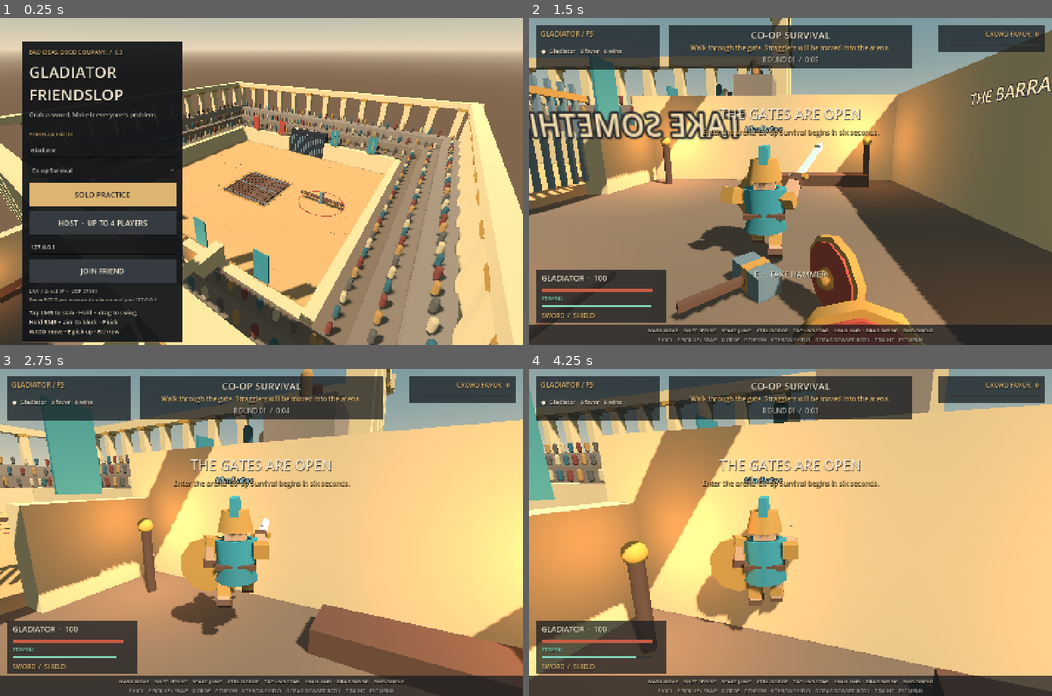
Above: before the commit, frames 1-4 (two rows, left to right).
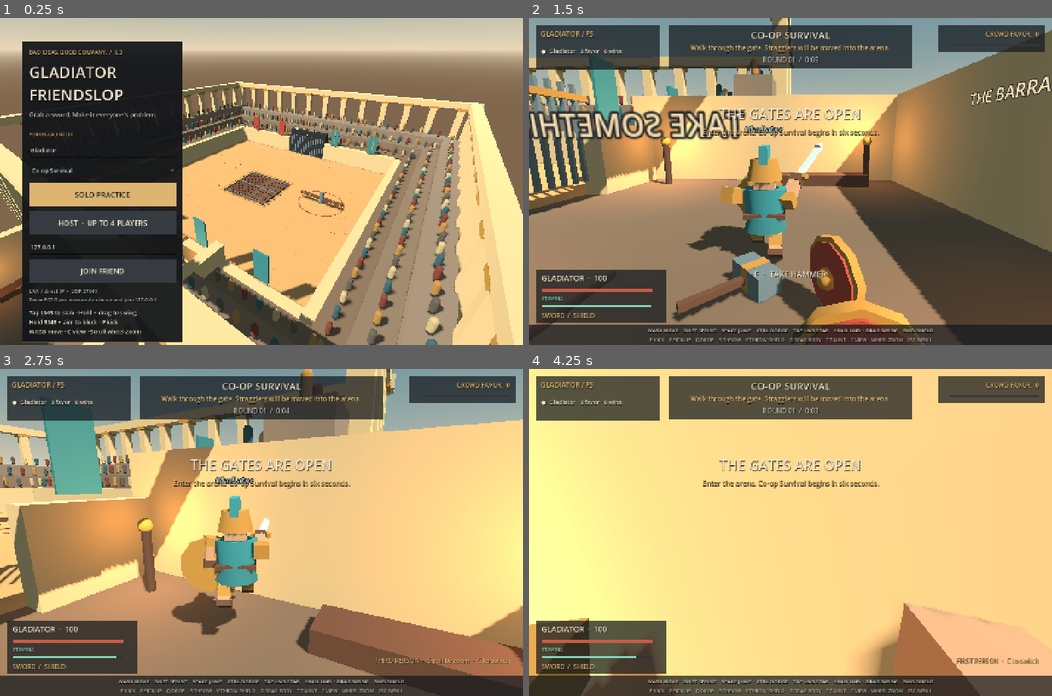
Above: after the commit, the same moments.

Repository: wiings3/GladiatorFS
Game: Godot game, scene res://scenes/main.tscn
Two runs of this game, one before a commit and one after it. Both use one fixed random seed, a clock stepped at 60 frames per second and the inputs below.
Inputs (mouse positions are in pixels of both pictures, inside the frame that each line leads up to):
- Up to frame 1 (0.25 s): no input
- Up to frame 2 (1.5 s): click "SOLO PRACTICE" at 0.5 s; tap Enter at 1.25 s; move the mouse to (816, 181) at 1.27 s; hold W (move_forward) from 1.28 s (still down); hold Right mouse button (guard) from 1.28 s (still down); click (816, 181) at 1.42 s
- Up to frame 3 (2.75 s): keep holding W (move_forward); tap Space at 1.52, 2.27 s; tap C at 1.55, 2.1 s; move the mouse to (235, 532) at 2.02 s; release Right mouse button (guard) at 2.03 s; click (235, 532) at 2.17 s; right-click (235, 532) at 2.3 s
- Up to frame 4 (4.25 s): keep holding W (move_forward); move the mouse to (800, 525) at 2.77 s; hold Right mouse button (guard) 2.78-3.53 s; click (800, 525) at 2.92 s; tap C at 3.05 s; move the mouse to (785, 539) at 3.52 s; tap Shift (sprint) at 3.6 s; click (785, 539) at 3.67 s; tap Space at 3.77 s; right-click (785, 539) at 3.8 s

The runs differ from the first frame. In frame 1, 0.3% of the frame differs, in the area x 12-96%, y 33-100%; in frame 2, 1.0%; in frame 3, 1.2%; in frame 4, 44%, in the area x 0-100%, y 0-100%.

Commit message:
Add first-person view and third-person scroll zoom
Use C to switch perspective and the mouse wheel to smoothly adjust third-person distance. Preserve the selected zoom, retain wall collision, and hide the local head and torso in first person while keeping physical arms, equipment, and legs visible. Restore the full model for third person and spectating.

Document the controls and center the aiming dot. Verified 19 camera checks, 48 combat checks, strafe tracking in both views and at three zoom distances, plus rendered first-person weapon/shield and third-person framing.

Diff:
--- a/gladiator-fs/scripts/game.gd
+++ b/gladiator-fs/scripts/game.gd
@@ -51,6 +51,12 @@
 var camera_pitch = -0.30
 var camera_center = Vector3(0, 1.5, 25)
 var camera_initialized = false
+const CAMERA_ZOOM_MIN = 2.0
+const CAMERA_ZOOM_MAX = 9.0
+var first_person = false
+var third_person_zoom = 5.2
+var camera_distance = 5.2
+var camera_subject = null
 var pending_name = "Gladiator"
 var connection_wait = 0.0
 var spectating_id = 0
@@ -839,6 +845,14 @@
 		return
 	if menu_open:
 		return
+	if input is InputEventKey and input.pressed and not input.echo and input.physical_keycode == KEY_C:
+		toggle_perspective()
+		get_viewport().set_input_as_handled()
+		return
+	if input is InputEventMouseButton and input.pressed and input.button_index in [MOUSE_BUTTON_WHEEL_UP, MOUSE_BUTTON_WHEEL_DOWN]:
+		zoom_camera(-1.0 if input.button_index == MOUSE_BUTTON_WHEEL_UP else 1.0)
+		get_viewport().set_input_as_handled()
+		return
 	if input is InputEventMouseMotion and Input.mouse_mode == Input.MOUSE_MODE_CAPTURED:
 		steer_mouse(input.relative)
 	var action = ""
@@ -858,6 +872,18 @@
 			act(local_id(), action, spectating_id)
 		else:
 			submit_action.rpc_id(1, action, spectating_id)
+
+func toggle_perspective() -> void:
+	var actor = actors.get(local_id())
+	if not is_instance_valid(actor) or not actor.alive: return
+	first_person = not first_person
+	camera_distance = third_person_zoom
+	ui.toast("FIRST PERSON  ·  C to switch" if first_person else "THIRD PERSON  ·  Scroll to zoom  ·  C to switch")
+
+func zoom_camera(steps: float) -> void:
+	var actor = actors.get(local_id())
+	if first_person or not is_instance_valid(actor) or not actor.alive: return
+	third_person_zoom = clampf(third_person_zoom + steps * 0.65, CAMERA_ZOOM_MIN, CAMERA_ZOOM_MAX)
 
 func weapon_button(pressed: bool) -> String:
 	var tap = not pressed and mouse_grip and Time.get_ticks_msec() - mouse_press_time <= 220 and mouse_drag_distance < 12.0
@@ -1014,11 +1040,18 @@
 			effect_nodes.remove_at(index)
 
 func update_camera(delta: float) -> void:
+	var actor = actors.get(local_id()) if running else null
+	var eye_view = first_person and is_instance_valid(actor) and actor.alive and actor.knockdown <= 0
+	if is_instance_valid(camera_subject) and camera_subject != actor:
+		camera_subject.set_first_person_view(false)
+	camera_subject = actor
+	if is_instance_valid(actor): actor.set_first_person_view(eye_view)
+	camera.near = 0.04 if eye_view else 0.1
+	camera.fov = 86 if eye_view else 68
 	if not running:
 		camera.position = Vector3(sin(demo_clock * 0.025) * 4 + 21, 20, 28)
 		camera.look_at(Vector3(0, 0.5, -1), Vector3.UP)
 		return
-	var actor = actors.get(local_id())
 	if actor == null:
 		return
 	if not actor.alive:
@@ -1037,7 +1070,13 @@
 	# smoothing filter here makes strafing visibly wobble relative to the camera.
 	camera_center = focus
 	var basis_yaw = Basis(Vector3.UP, camera_yaw)
-	var offset = Vector3(0.55, -sin(camera_pitch) * 5.2, cos(camera_pitch) * 5.2)
+	if eye_view:
+		# Stay inside the head capsule, with enough room to see the physical sword at rest.
+		camera.position = actor.get_global_transform_interpolated().origin + Vector3(0, 1.85, 0) + basis_yaw * Vector3(0.08, 0, 0.16)
+		camera.basis = basis_yaw * Basis(Vector3.RIGHT, camera_pitch)
+		return
+	camera_distance = lerpf(camera_distance, third_person_zoom, 1.0 - exp(-delta * 12.0))
+	var offset = Vector3(0.55, -sin(camera_pitch) * camera_distance, cos(camera_pitch) * camera_distance)
 	var desired = camera_center + basis_yaw * offset
 	var query = PhysicsRayQueryParameters3D.create(camera_center, desired, 1)
 	var hit = get_world_3d().direct_space_state.intersect_ray(query)
--- a/gladiator-fs/scripts/gladiator.gd
+++ b/gladiator-fs/scripts/gladiator.gd
@@ -136,6 +136,13 @@
 func forward() -> Vector3:
 	return Vector3.FORWARD.rotated(Vector3.UP, rotation.y)
 
+func set_first_person_view(enabled: bool) -> void:
+	# Local rendering only: avoid self-occlusion without changing combat geometry.
+	if parts.has("head"):
+		parts.head.visible = not enabled
+		parts.torso.visible = not enabled
+	nameplate.visible = not enabled
+
 func can_act() -> bool:
 	return alive and knockdown <= 0 and dodge_time <= 0 and game.phase in ["barracks", "fight", "betrayal", "entry"]
 
--- a/gladiator-fs/scripts/interface.gd
+++ b/gladiator-fs/scripts/interface.gd
@@ -121,7 +121,7 @@
 	status = label("LAN / direct IP  ·  UDP 27840\nSame PC? Open a second instance and join 127.0.0.1.", 14, MUTED)
 	status.autowrap_mode = TextServer.AUTOWRAP_WORD_SMART
 	box.add_child(status)
-	box.add_child(label("Tap LMB to stab · Hold + drag to swing\nHold RMB + aim to block · F kick\nWASD move · E pick up · R throw", 16, CREAM))
+	box.add_child(label("Tap LMB to stab · Hold + drag to swing\nHold RMB + aim to block · F kick\nWASD move · C view · Scroll wheel zoom", 16, CREAM))
 
 func _build_hud() -> void:
 	hud = Control.new()
@@ -170,9 +170,10 @@
 	positioned(hud, stamina_bar, Rect2(35, 790, 305, 7))
 	weapon_text = label("SWORD  /  SHIELD", 17, GOLD)
 	positioned(hud, weapon_text, Rect2(35, 807, 490, 40))
-	var reticle = label("·", 32, CREAM)
-	reticle.horizontal_alignment = HORIZONTAL_ALIGNMENT_CENTER
-	positioned(hud, reticle, Rect2(700, 406, 40, 40))
+	var reticle = ColorRect.new()
+	reticle.color = CREAM
+	reticle.mouse_filter = Control.MOUSE_FILTER_IGNORE
+	positioned(hud, reticle, Rect2(718.5, 448.5, 3, 3))
 	prompt = label("", 22, CREAM)
 	prompt.horizontal_alignment = HORIZONTAL_ALIGNMENT_CENTER
 	positioned(hud, prompt, Rect2(370, 690, 700, 40))
@@ -188,7 +189,7 @@
 	hint = label("WASD MOVE    SHIFT SPRINT    SPACE JUMP    CTRL DODGE    TAP LMB STAB    HOLD LMB + DRAG SWING    RMB SHIELD", 14, CREAM)
 	hint.horizontal_alignment = HORIZONTAL_ALIGNMENT_CENTER
 	positioned(hud, hint, Rect2(12, 850, 1416, 24))
-	var second = label("F KICK    E PICK UP / SWAP    Q DROP    R THROW    V THROW SHIELD    G DRAG DOWNED BODY    T TAUNT    ESC MENU", 13, MUTED)
+	var second = label("F KICK    E PICK UP    Q DROP    R THROW    V THROW SHIELD    G DRAG BODY    T TAUNT    C VIEW    WHEEL ZOOM    ESC MENU", 13, MUTED)
 	second.horizontal_alignment = HORIZONTAL_ALIGNMENT_CENTER
 	positioned(hud, second, Rect2(12, 877, 1416, 21))
 	spectator_hint = label("", 19, GOLD)
--- a/gladiator-fs/scripts/visuals.gd
+++ b/gladiator-fs/scripts/visuals.gd
@@ -136,17 +136,24 @@
 		box(leg, Vector3(0.29, 0.12, 0.44), Vector3(0, -0.70, -0.09), WOOD)
 		box(leg, Vector3(0.27, 0.21, 0.30), Vector3(0, -0.48, 0), BRONZE)
 		legs.append(leg)
-	var torso = cylinder(root, 0.43, 0.63, Vector3(0, 1.20, 0), color, 0.48)
+	var chest = Node3D.new()
+	chest.name = "Torso"
+	root.add_child(chest)
+	var torso = cylinder(chest, 0.43, 0.63, Vector3(0, 1.20, 0), color, 0.48)
 	torso.scale.z = 0.7
-	cylinder(root, 0.48, 0.32, Vector3(0, 0.78, 0), color.darkened(0.15), 0.38)
-	box(root, Vector3(0.86, 0.12, 0.59), Vector3(0, 0.94, 0), WOOD)
-	box(root, Vector3(0.18, 0.17, 0.065), Vector3(0, 0.94, -0.32), BRONZE)
-	box(root, Vector3(0.45, 0.43, 0.40), Vector3(0, 1.74, -0.02), skin)
-	var helmet = cylinder(root, 0.39, 0.45, Vector3(0, 1.92, 0.015), BRONZE, 0.29)
+	cylinder(chest, 0.48, 0.32, Vector3(0, 0.78, 0), color.darkened(0.15), 0.38)
+	box(chest, Vector3(0.86, 0.12, 0.59), Vector3(0, 0.94, 0), WOOD)
+	box(chest, Vector3(0.18, 0.17, 0.065), Vector3(0, 0.94, -0.32), BRONZE)
+	# Group the head so the local first-person camera can see past its own helmet.
+	var head = Node3D.new()
+	head.name = "Head"
+	root.add_child(head)
+	box(head, Vector3(0.45, 0.43, 0.40), Vector3(0, 1.74, -0.02), skin)
+	var helmet = cylinder(head, 0.39, 0.45, Vector3(0, 1.92, 0.015), BRONZE, 0.29)
 	helmet.scale.z = 0.85
-	box(root, Vector3(0.53, 0.09, 0.10), Vector3(0, 1.79, -0.33), INK)
-	box(root, Vector3(0.09, 0.27, 0.10), Vector3(0, 1.72, -0.36), BRONZE)
-	box(root, Vector3(0.17, 0.38, 0.55), Vector3(0, 2.22, 0.01), color)
+	box(head, Vector3(0.53, 0.09, 0.10), Vector3(0, 1.79, -0.33), INK)
+	box(head, Vector3(0.09, 0.27, 0.10), Vector3(0, 1.72, -0.36), BRONZE)
+	box(head, Vector3(0.17, 0.38, 0.55), Vector3(0, 2.22, 0.01), color)
 	var hands = []
 	for side in [-1, 1]:
 		var arm = Node3D.new()
@@ -159,4 +166,4 @@
 		hand.position = Vector3(0, -0.32, -0.10)
 		arm.add_child(hand)
 		hands.append(hand)
-	return {"legs": legs, "left": hands[0], "right": hands[1], "left_arm": hands[0].get_parent(), "right_arm": hands[1].get_parent()}
+	return {"legs": legs, "head": head, "torso": chest, "left": hands[0], "right": hands[1], "left_arm": hands[0].get_parent(), "right_arm": hands[1].get_parent()}
--- /dev/null
+++ b/gladiator-fs/tests/camera_test.gd
@@ -0,0 +1,108 @@
+extends SceneTree
+var game
+var failures = []
+var checks = 0
+
+func _initialize() -> void:
+	call_deferred("run")
+
+func check(condition: bool, description: String) -> void:
+	checks += 1
+	if condition:
+		print("PASS CAMERA: ", description)
+	else:
+		failures.append(description)
+		printerr("FAIL CAMERA: ", description)
+
+func frames(count: int) -> void:
+	for i in range(count): await physics_frame
+
+func key(code: Key, echo: bool = false) -> void:
+	var event = InputEventKey.new()
+	event.physical_keycode = code
+	event.pressed = true
+	event.echo = echo
+	game._unhandled_input(event)
+
+func wheel(button: MouseButton) -> void:
+	var event = InputEventMouseButton.new()
+	event.button_index = button
+	event.pressed = true
+	game._unhandled_input(event)
+
+func run() -> void:
+	game = load("res://scenes/main.tscn").instantiate()
+	root.add_child(game)
+	game.test_no_input = true
+	game.start_session(false, "Camera test", 0)
+	game.set_physics_process(false)
+	game.set_process(false)
+	var player = game.actors[1]
+	player.position = Vector3(0, 0.05, 7)
+	player.reset_physics_interpolation()
+	var other = game.spawn_actor(2, "Friend", "player", Vector3(3, 0.05, 7), false, Color.CORAL)
+	game.camera_yaw = 0
+	game.camera_pitch = 0
+	await frames(3)
+	game.update_camera(1.0 / 60)
+	check(not game.first_person and game.camera.position.z > player.position.z + 4, "New sessions start in third person")
+	wheel(MOUSE_BUTTON_WHEEL_UP)
+	var wanted = game.third_person_zoom
+	game.update_camera(1.0 / 60)
+	check(wanted < 5.2 and game.camera_distance > wanted and game.camera_distance < 5.2, "Wheel up zooms closer with a smooth transition")
+	wheel(MOUSE_BUTTON_WHEEL_DOWN)
+	check(is_equal_approx(game.third_person_zoom, 5.2), "Wheel down zooms back out")
+	for i in range(30): wheel(MOUSE_BUTTON_WHEEL_UP)
+	check(game.third_person_zoom == game.CAMERA_ZOOM_MIN, "Near zoom stops before entering the character")
+	for i in range(30): wheel(MOUSE_BUTTON_WHEEL_DOWN)
+	check(game.third_person_zoom == game.CAMERA_ZOOM_MAX, "Far zoom has a fixed limit")
+	var wall = game.V.solid(game, Vector3(5, 5, 0.3), Vector3(0, 2, 10), Color.GRAY)
+	await frames(2)
+	for i in range(90): game.update_camera(1.0 / 60)
+	check(game.camera.position.z < 9.85 and game.camera.position.z > 9, "A wall pulls the third-person camera forward instead of letting zoom pass through")
+	wall.queue_free()
+	await frames(2)
+	key(KEY_C)
+	game.update_camera(1.0 / 60)
+	var eye = player.get_global_transform_interpolated().origin + Vector3(0.08, 1.85, 0.16)
+	check(game.first_person and game.camera.position.distance_to(eye) < 0.001, "C switches to an eye-level first-person camera")
+	check(not player.parts.head.visible and not player.parts.torso.visible and not player.nameplate.visible and other.parts.head.visible and other.parts.torso.visible, "Only the local player's head, torso and nameplate are hidden")
+	check(player.parts.right_arm.is_visible_in_tree() and player.held_model.is_visible_in_tree() and player.shield_model.is_visible_in_tree(), "First person keeps the real arms, weapon and shield visible")
+	key(KEY_C, true)
+	check(game.first_person, "Holding C does not repeatedly toggle the view")
+	wheel(MOUSE_BUTTON_WHEEL_UP)
+	check(game.third_person_zoom == game.CAMERA_ZOOM_MAX, "Wheel input in first person preserves the saved third-person zoom")
+	game.mouse_grip = true
+	game.steer_mouse(Vector2(40, -20))
+	game.update_camera(1.0 / 60)
+	var direction = -game.camera.basis.z
+	check(direction.x > 0 and direction.y > 0 and game.mouse_grip, "First-person aim follows mouse motion during a held swing")
+	key(KEY_C)
+	game.update_camera(1.0 / 60)
+	check(not game.first_person and player.parts.head.visible and player.parts.torso.visible and player.nameplate.visible and game.camera_distance == game.CAMERA_ZOOM_MAX, "Returning to third person restores the full character and previous zoom")
+	game.toggle_menu()
+	key(KEY_C)
+	wheel(MOUSE_BUTTON_WHEEL_UP)
+	check(not game.first_person and game.third_person_zoom == game.CAMERA_ZOOM_MAX, "Menu input cannot accidentally change view or zoom")
+	game.toggle_menu()
+	key(KEY_C)
+	player.knockdown = 0.5
+	game.update_camera(1.0 / 60)
+	check(game.first_person and player.parts.head.visible and game.camera.position.distance_to(player.position) > 2, "Knockdowns briefly show the character without forgetting the selected view")
+	player.knockdown = 0
+	game.update_camera(1.0 / 60)
+	check(not player.parts.head.visible, "Recovering returns to first person")
+	player.alive = false
+	game.update_camera(1.0 / 60)
+	check(player.parts.head.visible and game.spectating_id == other.uid, "Death restores the local model and switches to spectator view")
+	game.enter_barracks()
+	await frames(2)
+	game.update_camera(1.0 / 60)
+	check(game.first_person and not player.parts.head.visible, "Respawning keeps the player's selected perspective")
+	game.leave_session()
+	game.update_camera(1.0 / 60)
+	check(game.camera_subject == null, "Leaving releases the camera subject cleanly")
+	print("CAMERA CHECKS: ", checks, "  FAILURES: ", failures.size())
+	game.queue_free()
+	await process_frame
+	quit(0 if failures.is_empty() else 1)
--- a/gladiator-fs/tests/movement_test.gd
+++ b/gladiator-fs/tests/movement_test.gd
@@ -24,20 +24,31 @@
  root.add_child(game)
  game.test_no_input = true
  game.start_session(false,"Jitter test",1)
- game.actors[1].position = Vector3(-10, 0.05, 12)
  var record = Recorder.new()
  record.game = game
  record.process_priority = 1000
  root.add_child(record)
- await create_timer(1.8).timeout
- var lo = 999.0
- var hi = -999.0
- for x in record.values:
-  lo = minf(lo,x)
-  hi = maxf(hi,x)
- print("STRAFE CAMERA RELATIVE X RANGE: ", hi-lo, " m / ", record.values.size(), " rendered samples; interpolation ", ProjectSettings.get_setting("physics/common/physics_interpolation",false))
+ var failed = false
+ for view in [{"first": false, "zoom": 5.2}, {"first": false, "zoom": 2.0}, {"first": false, "zoom": 9.0}, {"first": true, "zoom": 5.2}]:
+  game.first_person = view.first
+  game.third_person_zoom = view.zoom
+  game.camera_distance = view.zoom
+  game.actors[1].position = Vector3(-6, 0.05, 7)
+  game.actors[1].move_velocity = Vector3.ZERO
+  game.actors[1].velocity = Vector3.ZERO
+  game.actors[1].reset_physics_interpolation()
+  record.values.clear()
+  record.time = 0
+  await create_timer(1.8).timeout
+  var lo = 999.0
+  var hi = -999.0
+  for x in record.values:
+   lo = minf(lo,x)
+   hi = maxf(hi,x)
+  print("STRAFE CAMERA: ", "FIRST PERSON" if view.first else "THIRD PERSON / " + str(view.zoom), "  X RANGE: ", hi-lo, " m / ", record.values.size(), " rendered samples")
+  failed = failed or record.values.size() < 30 or hi - lo >= 0.001
  game.leave_session()
  game.queue_free()
  record.queue_free()
  await process_frame
- quit(0 if hi - lo < 0.001 else 1)
+ quit(1 if failed else 0)
Not shown, added: gladiator-fs/tests/camera_test.gd.uid
Not shown, changed: AGENTS.md
Not shown, changed: README.md
